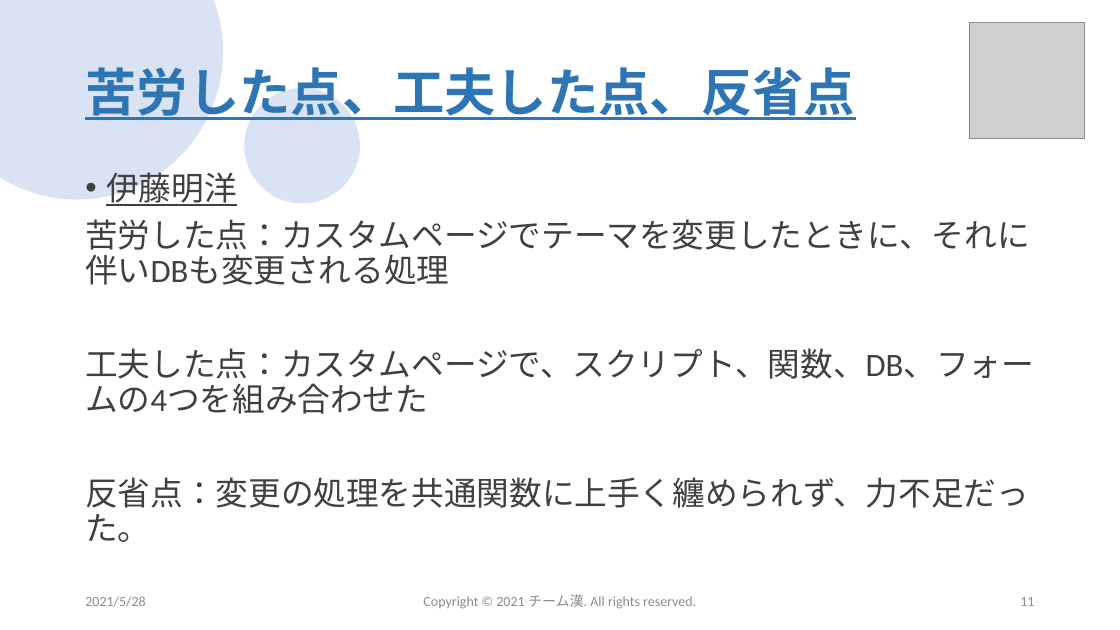
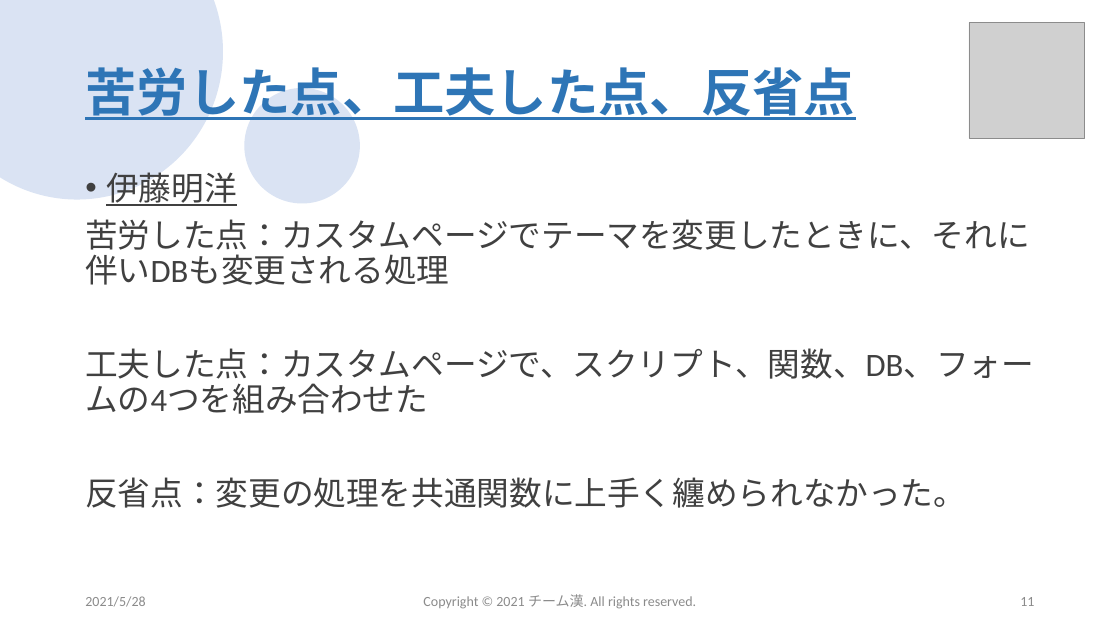
Before and after one commit to sss-sr2021/GUYS, a slide deck: slide 11 of 提出物/チーム漢_成果発表会プレゼン資料.pptx. Drawn at 1120x630 pixels with LibreOffice and Linux fonts; fonts in the diff are those of the drawing; grey boxes stand for pictures; background and template pictures are left out. Boxes give left, top, right and bottom in pixels: in the first picture for what was removed or moved away, otherwise in the second. Text is boxed around its words. In the diff, an @@ line names an element or a change of style, - is before the commit and + after.

Commit message:
プレゼン資料変更

```diff
--- a/提出物/チーム漢_成果発表会プレゼン資料.pptx
+++ b/提出物/チーム漢_成果発表会プレゼン資料.pptx
@@ text at (x1=85, y1=477, x2=966, y2=508): text changed @@
-反省点：変更の処理を共通関数に上手く纏められず、力不足だった。
+反省点：変更の処理を共通関数に上手く纏められなかった。
```
